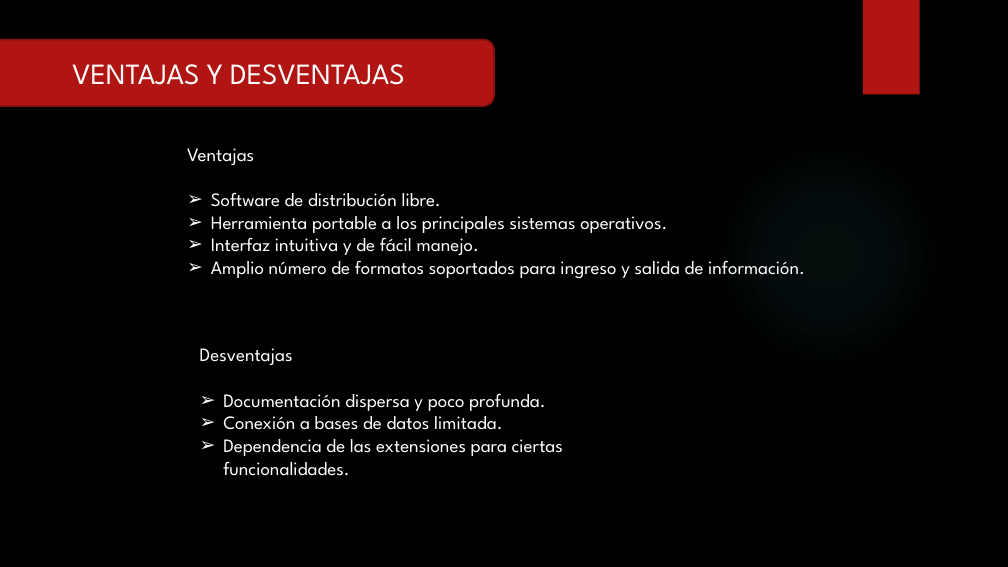
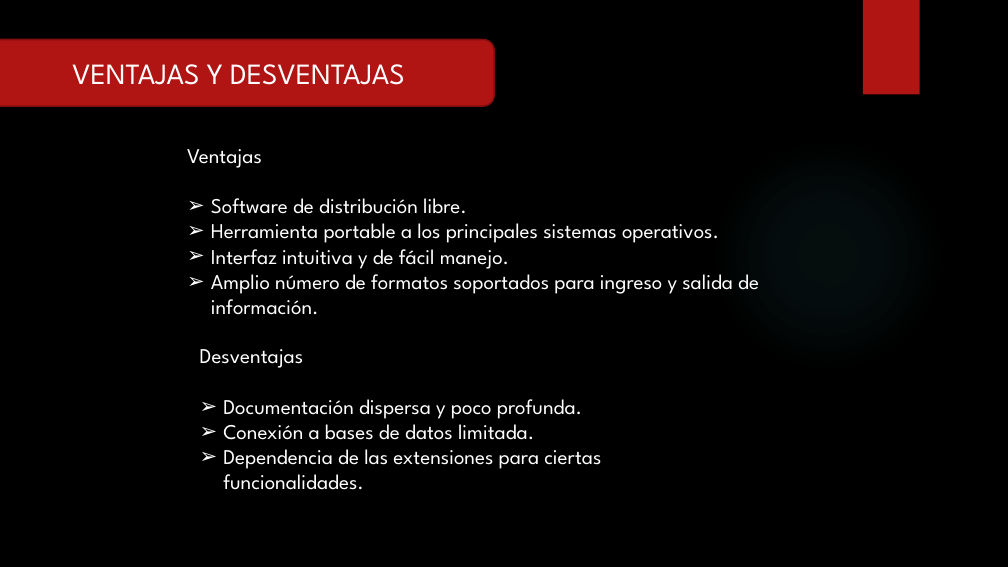
Before and after one commit to RFray/gvSIG, a slide deck: slide 22 of Expo-gvSIG.pptx. Drawn at 1008x567 pixels with LibreOffice and Linux fonts; fonts in the diff are those of the drawing; background and template pictures are left out. Boxes give left, top, right and bottom in pixels: in the first picture for what was removed or moved away, otherwise in the second. Text is boxed around its words. In the diff, an @@ line names an element or a change of style, - is before the commit and + after.

```diff
--- a/Expo-gvSIG.pptx
+++ b/Expo-gvSIG.pptx
@@ text "Ventajas" at bbox=[187, 149, 759, 315]: size 18 to 20 pt @@
@@ text "Desventajas" at bbox=[200, 349, 601, 490]: size 18 to 20 pt @@
```
Also in this commit, not shown: 11 other slides changed.
